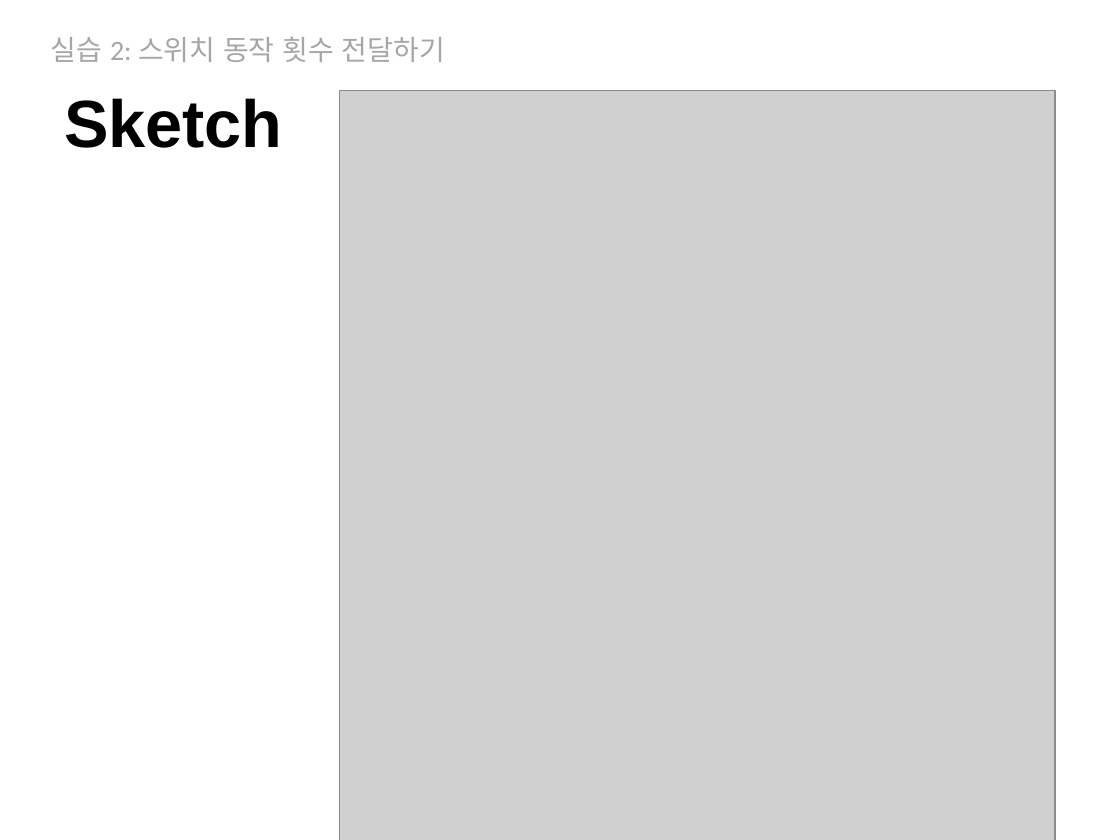
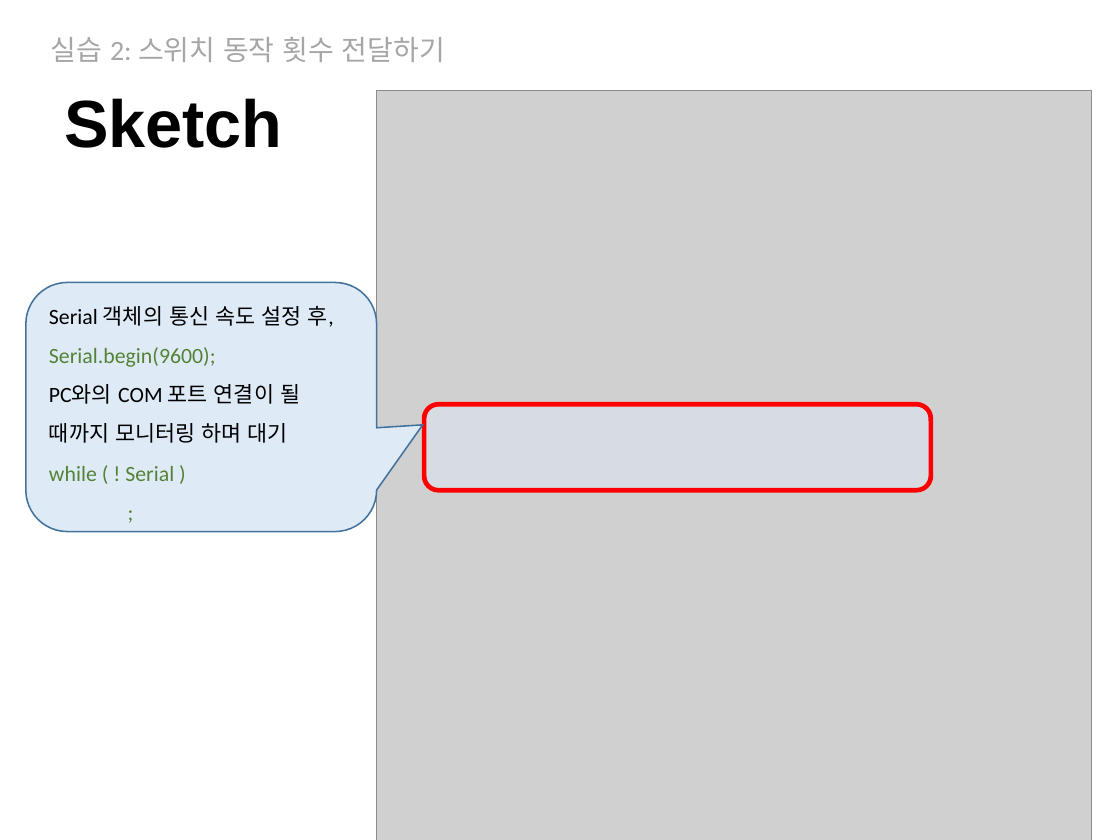
Before and after one commit to iot2019/Week05, a slide deck: slide 20 of Week05.pptx. Drawn at 1120x840 pixels with LibreOffice and Linux fonts; fonts in the diff are those of the drawing; grey boxes stand for pictures. Boxes give left, top, right and bottom in pixels: in the first picture for what was removed or moved away, otherwise in the second. Text is boxed around its words. In the diff, an @@ line names an element or a change of style, - is before the commit and + after.

```diff
--- a/Week05.pptx
+++ b/Week05.pptx
@@ picture: place and size @@
-picture at <box>339,91,1055,840</box>
+picture at <box>376,91,1092,840</box>
@@ rounded speech box added at <box>26,282,376,531</box>, fill #DEEBF7, outline #43739E 1 pt, 14 pt, text #000000 @@
+Serial 객체의 통신 속도 설정 후,
+Serial.begin(9600);
+PC와의 COM 포트 연결이 될 때까지 모니터링 하며 대기
+while ( ! Serial )
+;
@@ rounded rectangle added at <box>424,404,931,491</box>, fill #DEEBF7 at 48% opacity, outline #FF0000 3 pt @@
```
Also in this commit, not shown: 4 other slides changed.
